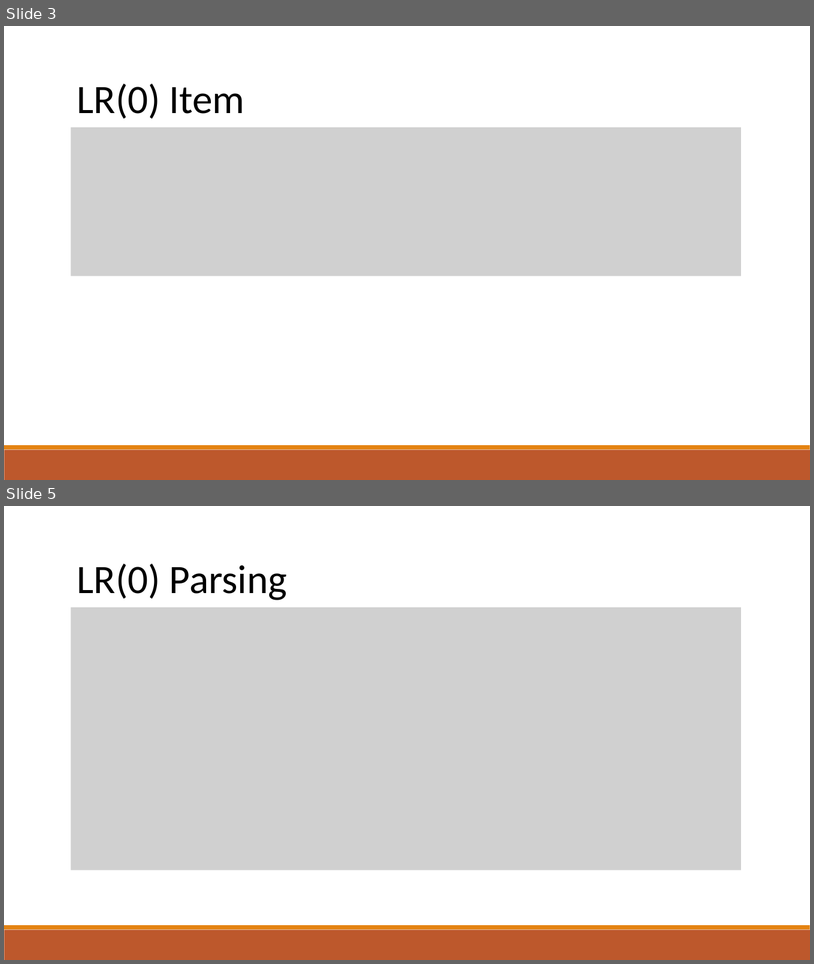
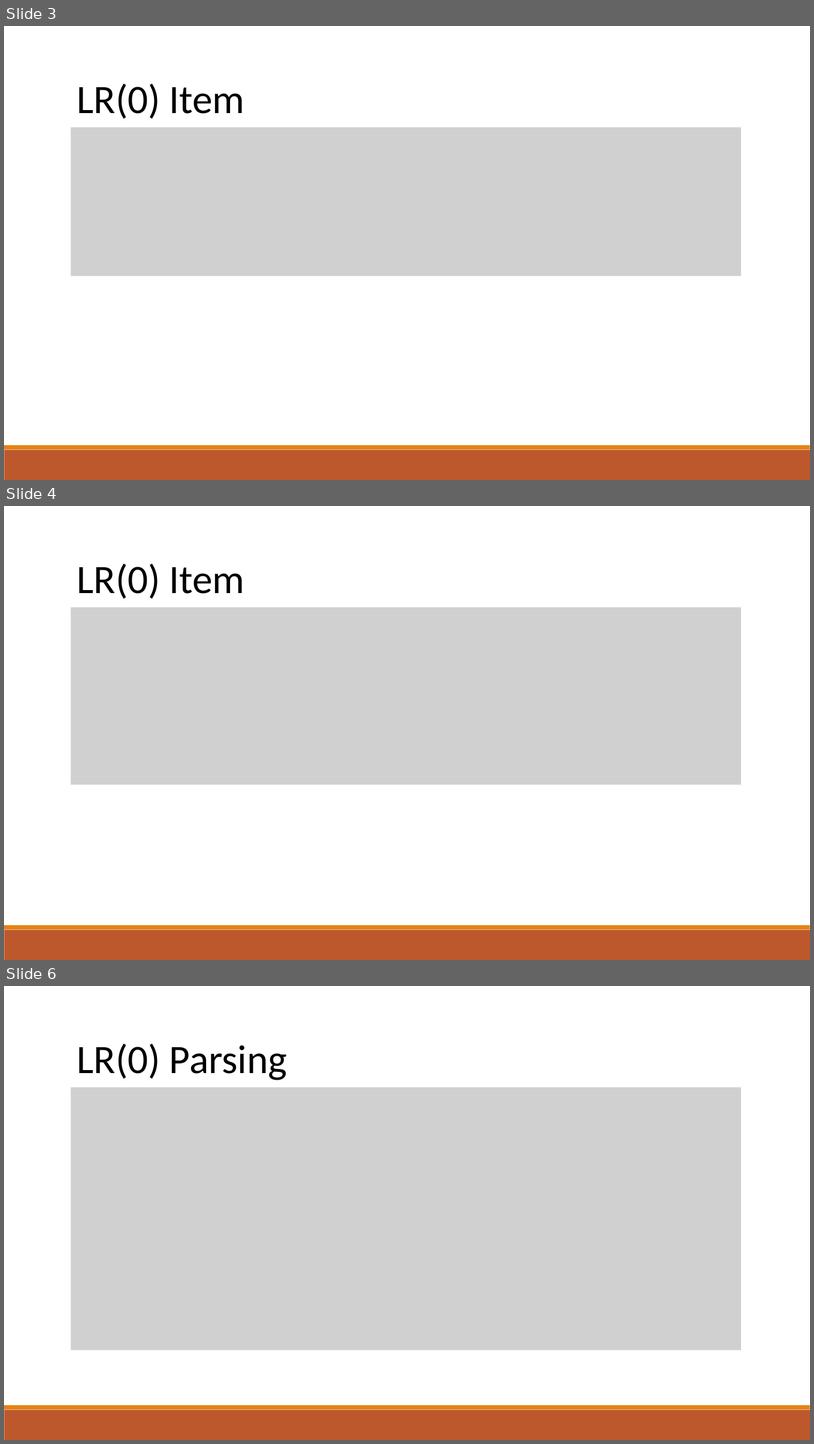
Before and after one commit to raghadzeidan/COMPILATION_TAU_FOR_STUDENTS, a slide deck: new_slides/bottom_up_parsing.pptx. Shown one above the other, each under a label of ours: slides 3 and 5 before the commit, slides 3, 4 and 6 after it; the slides between them are not shown. The pictures are 814x964 and 814x1444 pixels, drawn with LibreOffice and Linux fonts; fonts in the diff are those of the drawing; grey boxes stand for pictures. Boxes give left, top, right and bottom in pixels: in the first picture for what was removed or moved away, otherwise in the second. Text is boxed around its words. In the diff, an @@ line names an element or a change of style, - is before the commit and + after.

```diff
--- a/new_slides/bottom_up_parsing.pptx
+++ b/new_slides/bottom_up_parsing.pptx
@@ slide 4 added at [4, 506, 810, 960], background #FFFFFF; not listed: 2 template elements that a slide beside it also shows @@
@@ text added at [77, 564, 245, 598], 48 pt, text #000000 @@
+LR(0) Item
@@ picture added at [71, 607, 742, 784] @@
@@ what was slide 5 is now slide 6 @@
```
Also in this commit, not shown: 1 slide changed, 3 other slides added, 1 slide removed, 1 other file.
